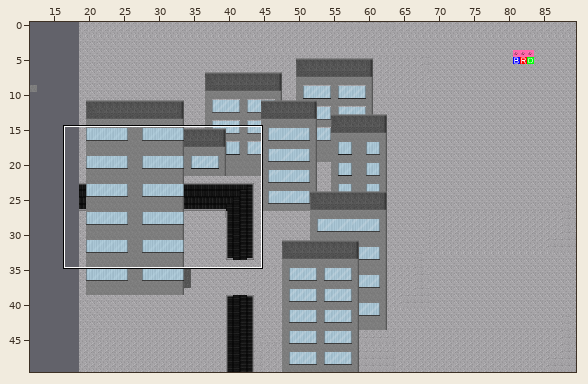
Two versions of a level (Tiled map (JSON), main/resources/worlds/AtWaldomar.json). The picture above shows the old version from afar; the outline marks the close-up.
Close-up. Before the commit:
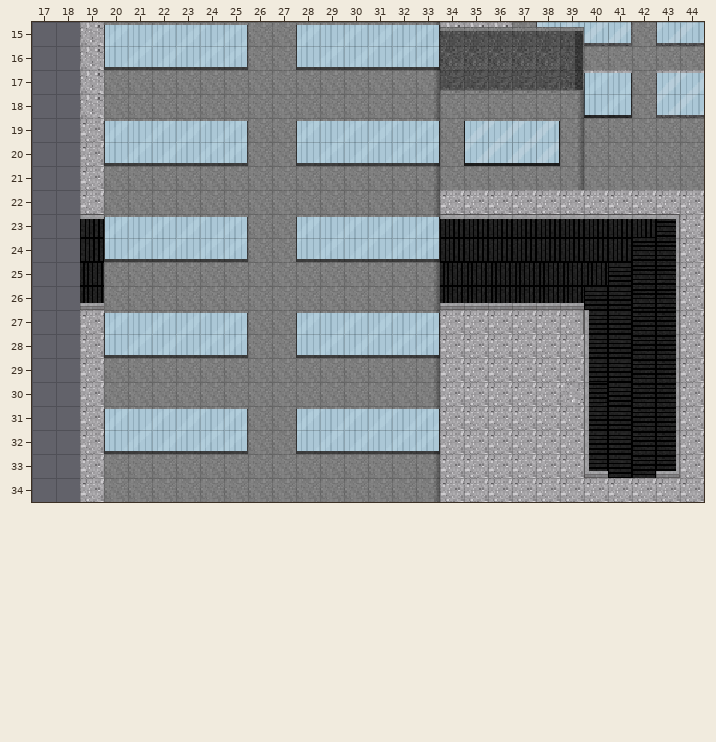
Cells are 16x16 px. Shown: x 17..44, y 15..34. The commit also changed other parts of the map, which this record leaves out.
The result:
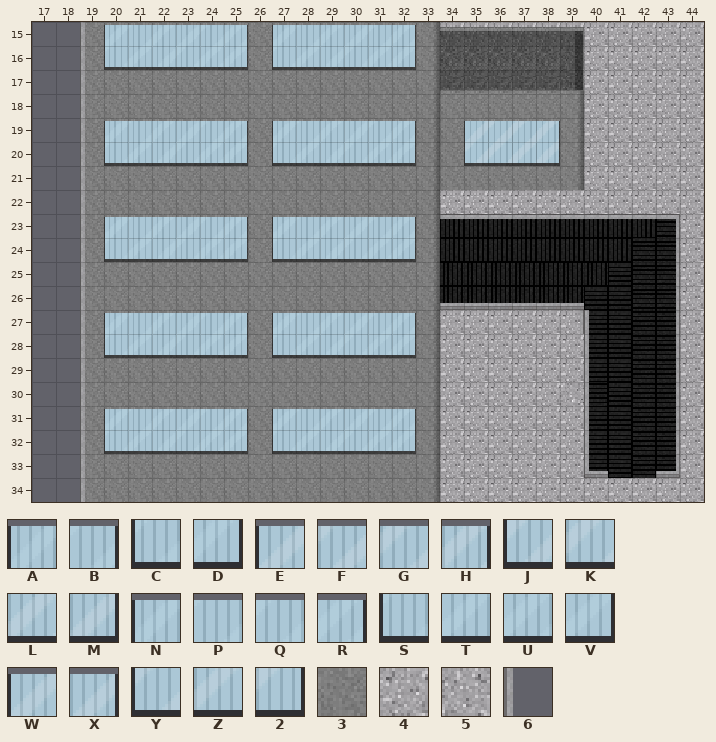
Key: from "Window2_tilesheet": A 0, B 1, C 2, D 3; from "Window4_tilesheet": E 0, F 1, G 2, H 3, J 4, K 5, L 6, M 7; from "Window6_tilesheet": N 0, P 1, Q 4, R 5, S 6, T 7, U 10, V 11; from "outsidewindow_tilesheet": W 0, X 7, Y 8, Z 9, 2 15; from "roof_tilesheet": 3 12; from "zesilia_tileset": 4 0, 5 0 turned 90, 6 9.
_ is an empty cell, # one hidden under a higher layer, . an unchanged one.
Tiles of an added or newly shown layer are drawn over the layers below it.
From old to new:
--- layer "Tile Layer 1"
@@ x 19..42 @@
-15 5..............555#5555#
-16 5....................###
-17 5....................55#
-18 5....................55#
+15 #..............444444444
+16 #....................444
+17 #....................444
+18 #....................444
--- layer "bbeyy" (removed)
@@ x 37..44 @@
-15 3JKLM3JK
-16 ...33333
-17 ...GH3EF
-18 ...LM3JK
-19 ...33333
-20 ...33333
-21 ...33333
+15 ________
+16 ..._____
+17 ..._____
+18 ..._____
+19 ..._____
+20 ..._____
+21 ..._____
--- layer "Windowsndoors"
@@ x 35..38 @@
-19 W..X
-20 YZZ2
+19 E..H
+20 JKLM
--- layer "building"
@@ x 19..19 @@
-15 _
-16 _
-17 _
-18 _
-19 _
-20 _
-21 _
-22 _
-23 _
-24 _
-25 _
-26 _
-27 _
-28 _
-29 _
-30 _
-31 _
-32 _
-33 _
-34 _
+15 3
+16 3
+17 3
+18 3
+19 3
+20 3
+21 3
+22 3
+23 3
+24 3
+25 3
+26 3
+27 3
+28 3
+29 3
+30 3
+31 3
+32 3
+33 3
+34 3
--- layer "newwindow"
@@ x 27..41 @@
-15 _N...QR........
-16 _S...UV........
-17 .............AB
-18 .............CD
-19 _N...QR.E..H...
-20 _S...UV.JKLM...
+15 NP...R_........
+16 ST...V_........
+17 .............__
+18 .............__
+19 NP...R_._.._...
+20 ST...V_.____...
@@ x 27..33 @@
-23 _N...QR
-24 _S...UV
+23 NP...R_
+24 ST...V_
@@ x 27..33 @@
-27 _N...QR
-28 _S...UV
+27 NP...R_
+28 ST...V_
@@ x 27..33 @@
-31 _N...QR
-32 _S...UV
+31 NP...R_
+32 ST...V_
--- layer "edges" (added)
@@ x 19..19 @@
-15 _
-16 _
-17 _
-18 _
-19 _
-20 _
-21 _
-22 _
-23 _
-24 _
-25 _
-26 _
-27 _
-28 _
-29 _
-30 _
-31 _
-32 _
-33 _
-34 _
+15 6
+16 6
+17 6
+18 6
+19 6
+20 6
+21 6
+22 6
+23 6
+24 6
+25 6
+26 6
+27 6
+28 6
+29 6
+30 6
+31 6
+32 6
+33 6
+34 6
